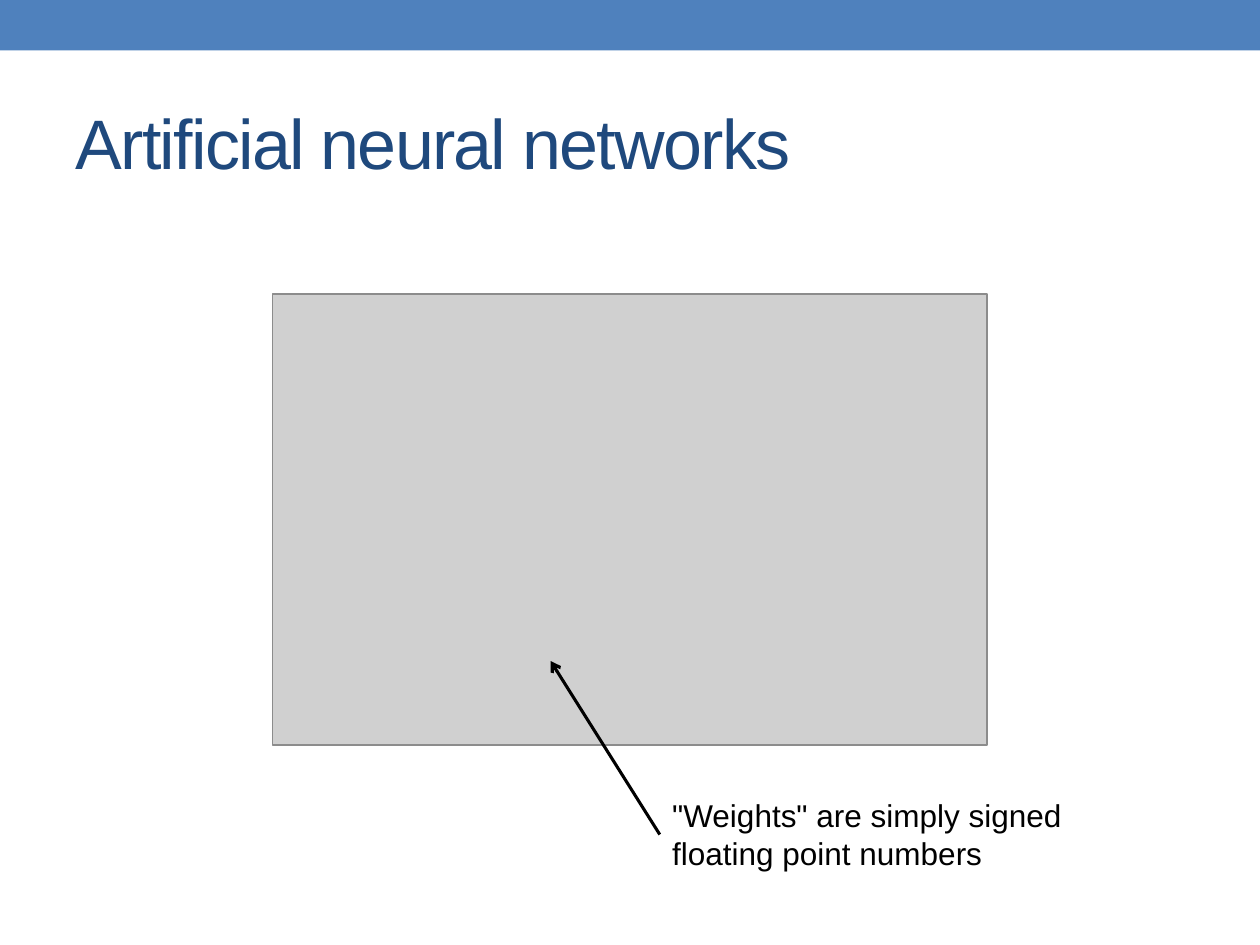
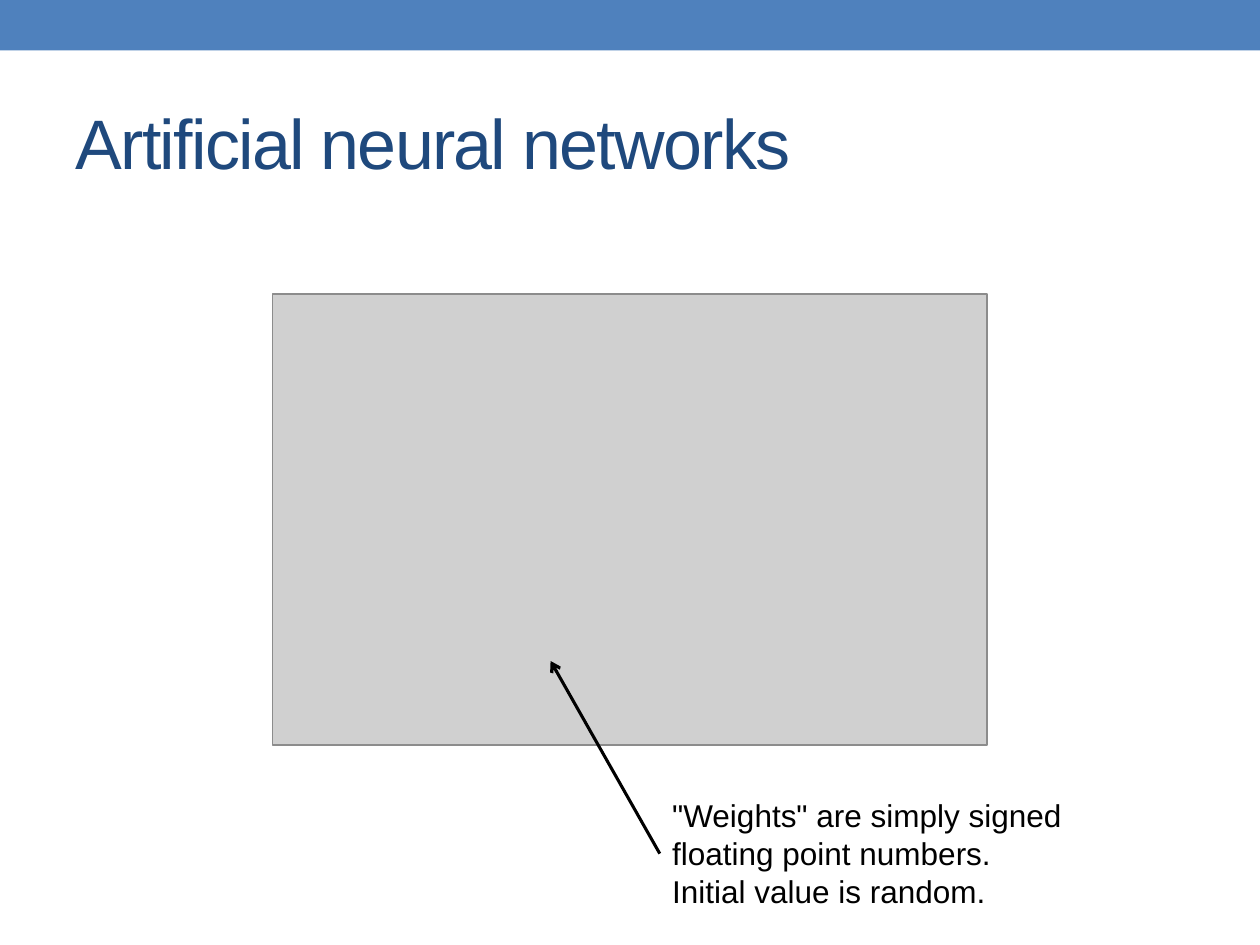
Before and after one commit to alessandrofrancesconi/carwin, a slide deck: slide 7 of presentation.pptx. Drawn at 1260x945 pixels with LibreOffice and Linux fonts; fonts in the diff are those of the drawing; grey boxes stand for pictures. Boxes give left, top, right and bottom in pixels: in the first picture for what was removed or moved away, otherwise in the second. Text is boxed around its words. In the diff, an @@ line names an element or a change of style, - is before the commit and + after.

```diff
--- a/presentation.pptx
+++ b/presentation.pptx
@@ arrow moved from (660, 834) - (551, 662) to (660, 853) - (551, 662) @@
@@ text at <box>672,804,1062,904</box>: text changed @@
-"Weights" are simply signed floating point numbers
+"Weights" are simply signed floating point numbers.
+Initial value is random.
```
Also in this commit, not shown: 6 other slides changed, 3 slides added, 1 other file.
